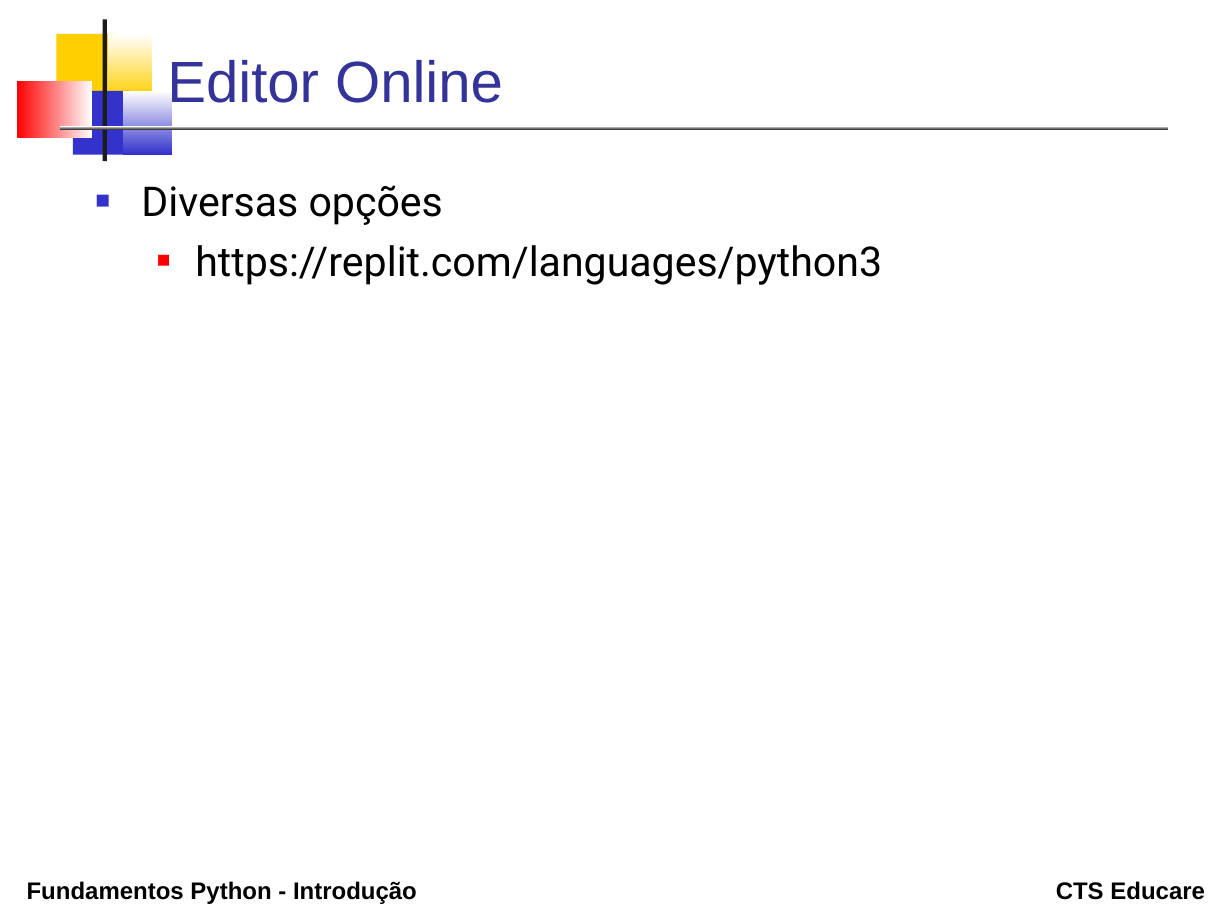
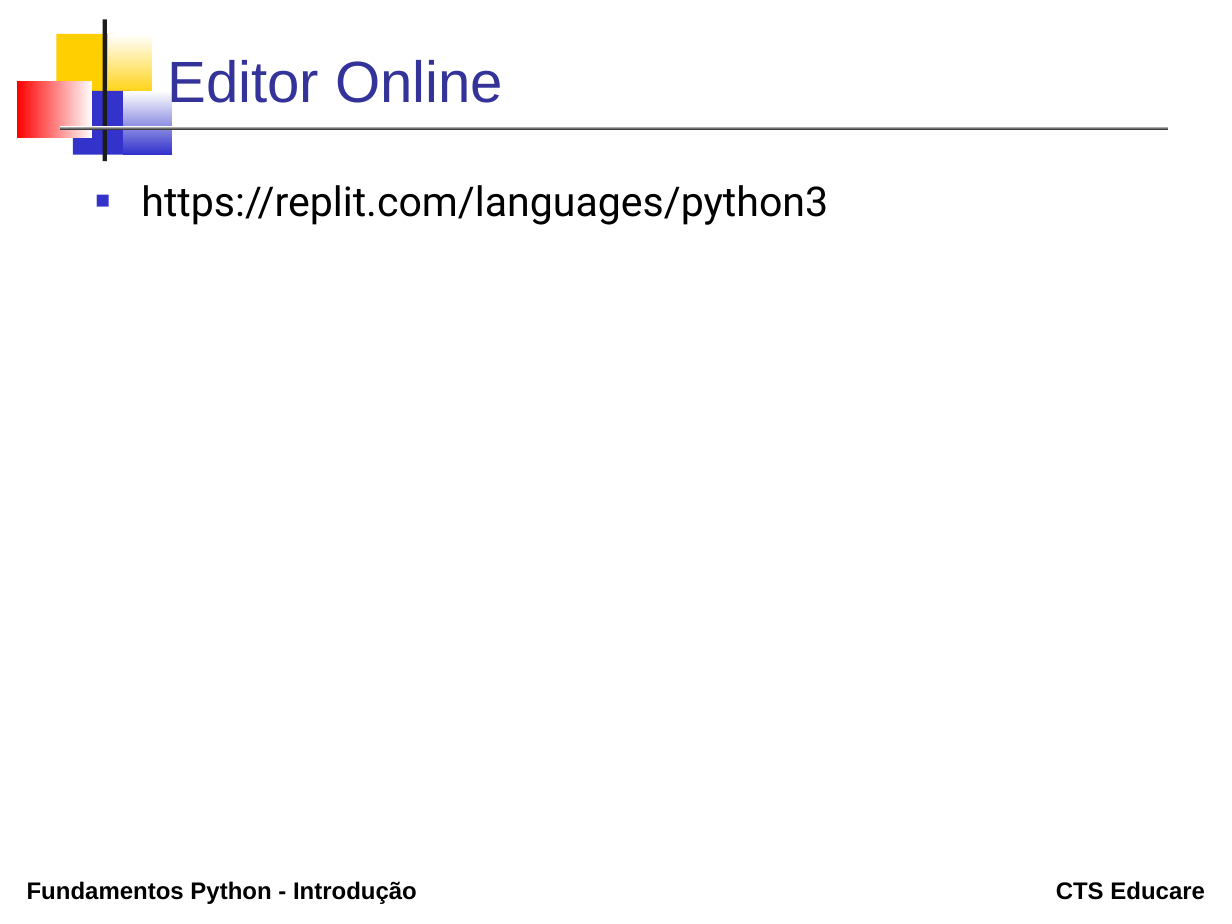
Before and after one commit to erosvitor/curso-python-fundamentos, a slide deck: slide 7 of topicos/01_introducao/Introducao.odp. Drawn at 1232x924 pixels with LibreOffice and Linux fonts; fonts in the diff are those of the drawing. Boxes give left, top, right and bottom in pixels: in the first picture for what was removed or moved away, otherwise in the second. Text is boxed around its words. In the diff, an @@ line names an element or a change of style, - is before the commit and + after.

```diff
--- a/topicos/01_introducao/Introducao.odp
+++ b/topicos/01_introducao/Introducao.odp
@@ text "https://replit.com/languages/python3" at (141, 185, 828, 225): list level 2 to 1 in "https://replit.com/languages/python3"; bullet colour #FF0000 to #3333CC @@
@@ text at (141, 185, 443, 225): paragraph removed @@
-■ Diversas opções
```
Also in this commit, not shown: 27 other files.
